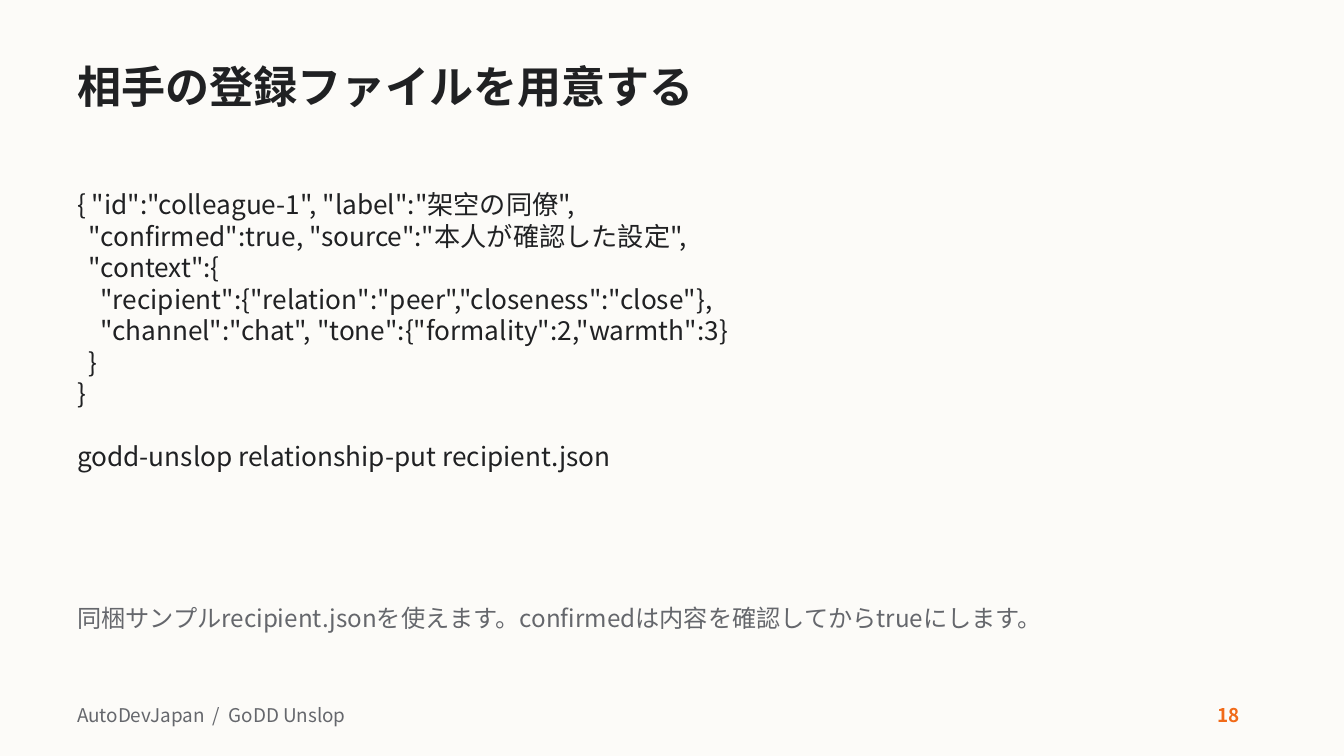
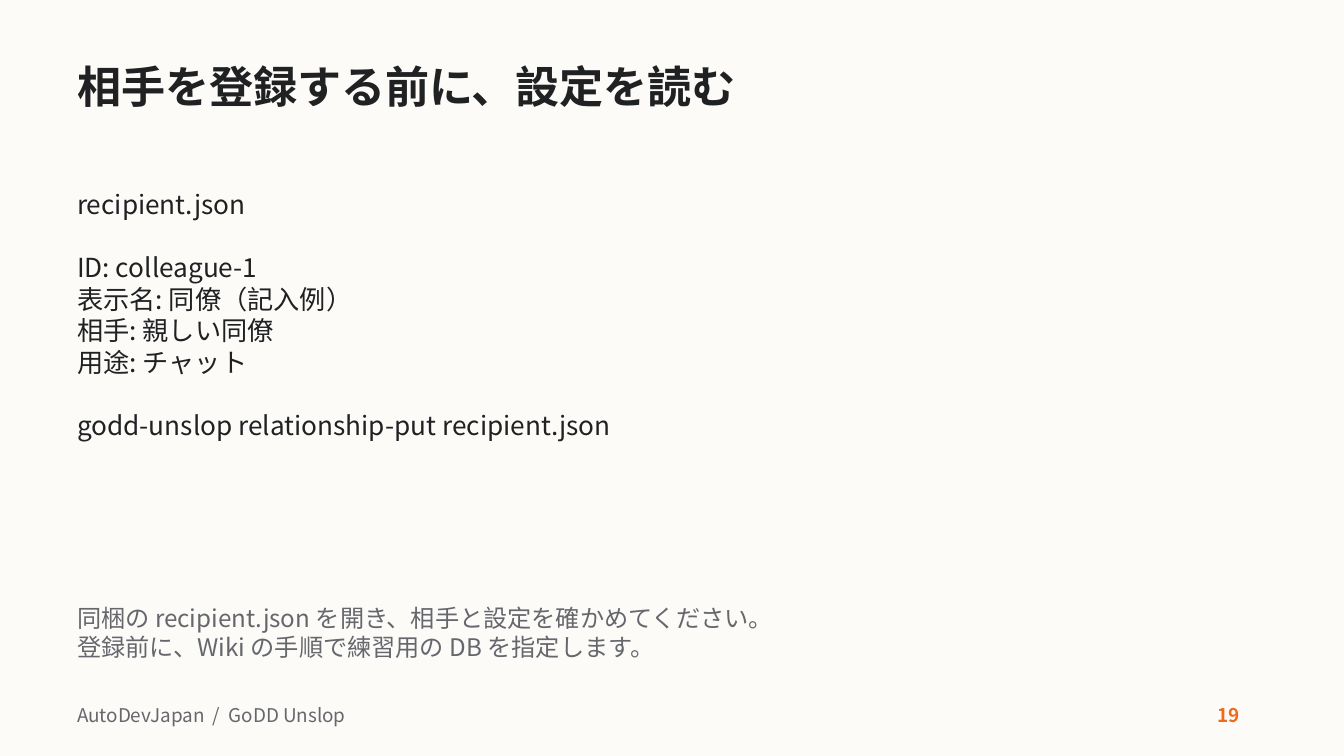
Before and after one commit to AutoDevJapan/GoDD-Unslop, a slide deck: slide 19 of docs/user-guide.pptx (slide 18 before the commit). Drawn at 1344x756 pixels with LibreOffice and Linux fonts; fonts in the diff are those of the drawing. Boxes give left, top, right and bottom in pixels: in the first picture for what was removed or moved away, otherwise in the second. Text is boxed around its words. In the diff, an @@ line names an element or a change of style, - is before the commit and + after.

Commit message:
操作を頼む文と動作を説明する文を書き分け、教材と例文をそろえる

```diff
--- a/docs/user-guide.pptx
+++ b/docs/user-guide.pptx
@@ title at box(77, 65, 736, 107): text changed @@
-相手の登録ファイルを用意する
+相手を登録する前に、設定を読む
@@ text at box(77, 193, 352, 374): text changed @@
-{ "id":"colleague-1", "label":"架空の同僚",
-"confirmed":true, "source":"本人が確認した設定",
-"context":{
-"recipient":{"relation":"peer","closeness":"close"},
-"channel":"chat", "tone":{"formality":2,"warmth":3}
-}
-}
+recipient.json
+ID: colleague-1
+表示名: 同僚（記入例）
+相手: 親しい同僚
+用途: チャット
@@ text at box(77, 606, 773, 658): text changed @@
-同梱サンプルrecipient.jsonを使えます。confirmedは内容を確認してからtrueにします。
+同梱の recipient.json を開き、相手と設定を確かめてください。
+登録前に、Wiki の手順で練習用の DB を指定します。
@@ text at box(1217, 708, 1239, 723): text changed @@
-18
+19
```
Also in this commit, not shown: 25 other slides changed, 16 other files.
